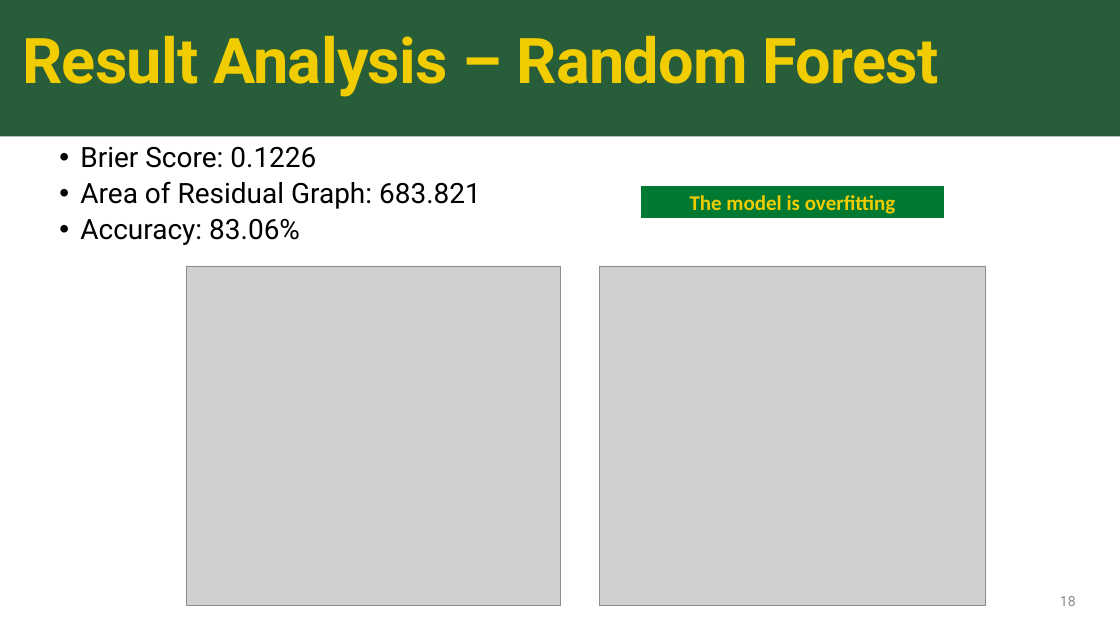
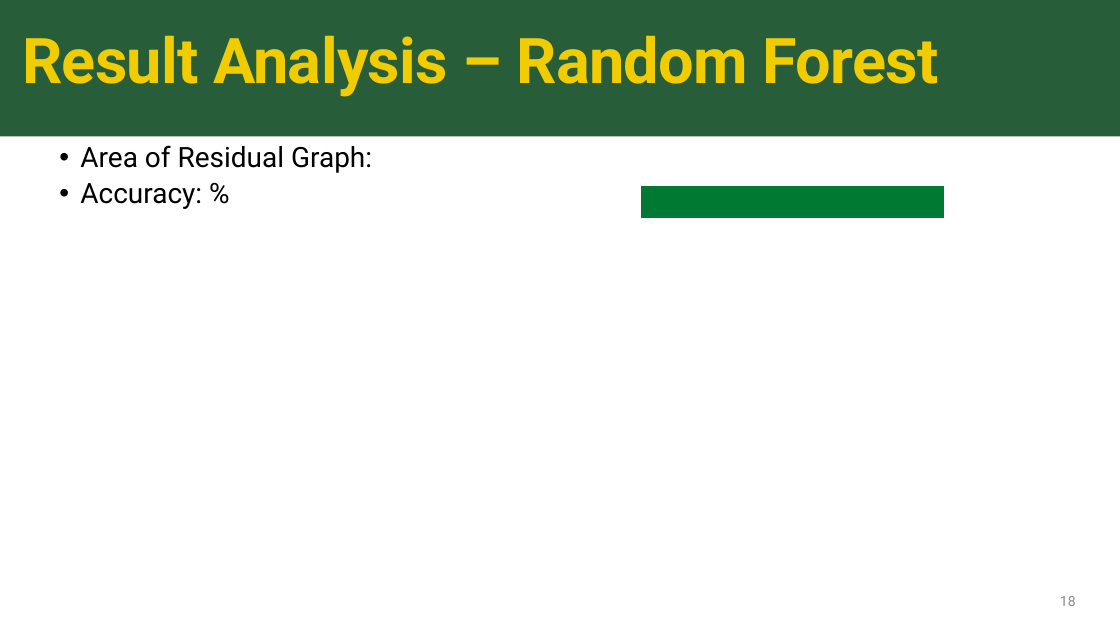
Before and after one commit to sk2003hw/Airline_Delay_and_Cancellation_Analysis, a slide deck: slide 18 of MATH 509_Project Presentation_Draft.pptx. Drawn at 1120x630 pixels with LibreOffice and Linux fonts; fonts in the diff are those of the drawing; grey boxes stand for pictures. Boxes give left, top, right and bottom in pixels: in the first picture for what was removed or moved away, otherwise in the second. Text is boxed around its words. In the diff, an @@ line names an element or a change of style, - is before the commit and + after.

```diff
--- a/MATH 509_Project Presentation_Draft.pptx
+++ b/MATH 509_Project Presentation_Draft.pptx
@@ text at bbox=[80, 145, 372, 209]: text changed @@
-  • Brier Score: 0.1226
-  • Area of Residual Graph: 683.821
-  • Accuracy: 83.06%
+  • Area of Residual Graph:
+  • Accuracy: %
@@ text in rectangle at bbox=[690, 195, 896, 214]: text removed @@
-The model is overfitting
@@ picture removed at bbox=[187, 266, 560, 607] @@
@@ picture removed at bbox=[599, 266, 986, 607] @@
```
Also in this commit, not shown: 11 other slides changed, 4 slides added, 3 slides removed.
